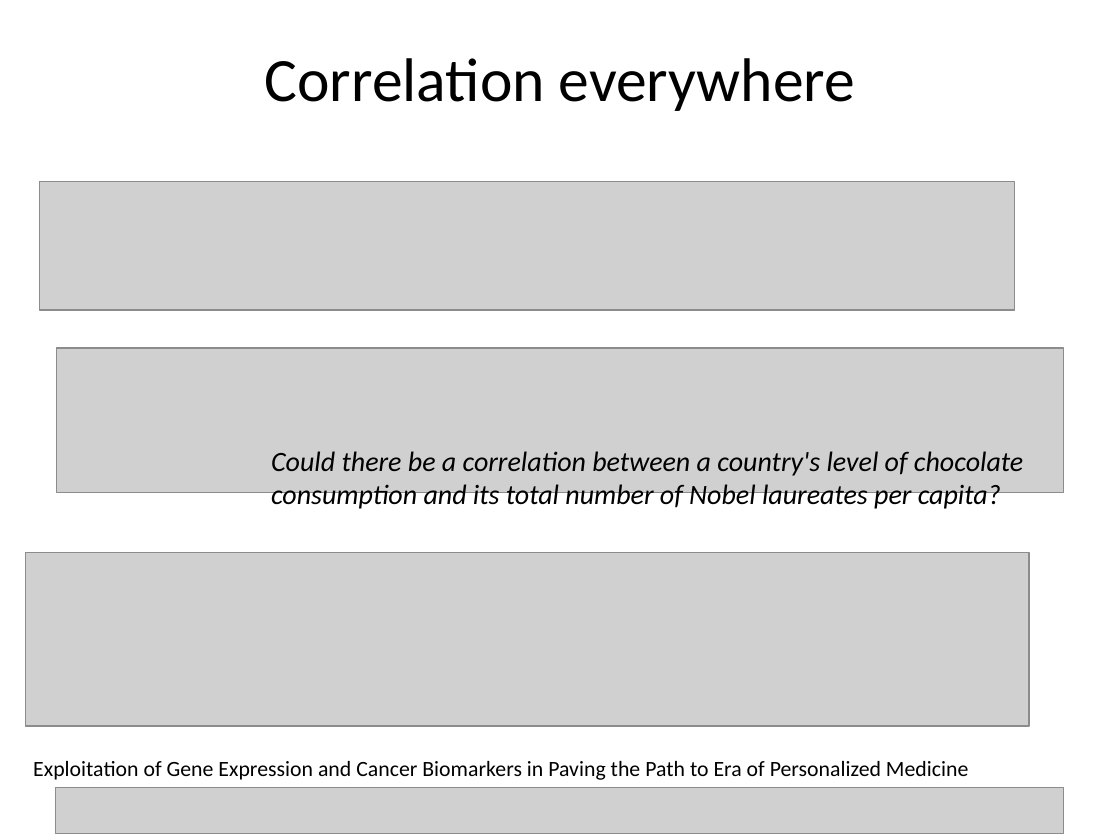
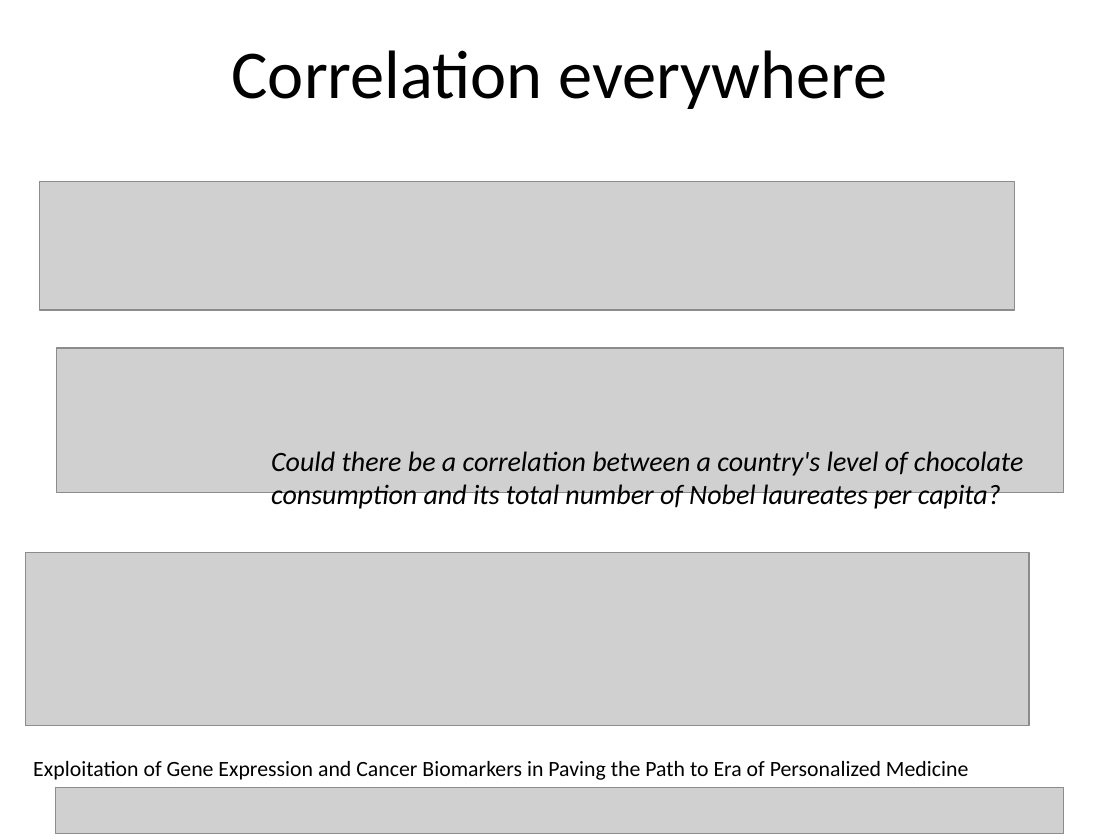
Before and after one commit to alexsanchezpla/2019-10_StatisticalPill_Correlation, a slide deck: slide 5 of images/Imatges per la pindola sobre Correlacio i Associacio.pptx. Drawn at 1120x840 pixels with LibreOffice and Linux fonts; fonts in the diff are those of the drawing; grey boxes stand for pictures. Boxes give left, top, right and bottom in pixels: in the first picture for what was removed or moved away, otherwise in the second. Text is boxed around its words. In the diff, an @@ line names an element or a change of style, - is before the commit and + after.

```diff
--- a/images/Imatges per la pindola sobre Correlacio i Associacio.pptx
+++ b/images/Imatges per la pindola sobre Correlacio i Associacio.pptx
@@ text "Correlation everywhere" at [231,50,887,109]: size 39.6 to 44 pt; line spacing 1 to 0.9 @@
```
Also in this commit, not shown: 3 other slides changed, 1 slide added, 21 other files.
